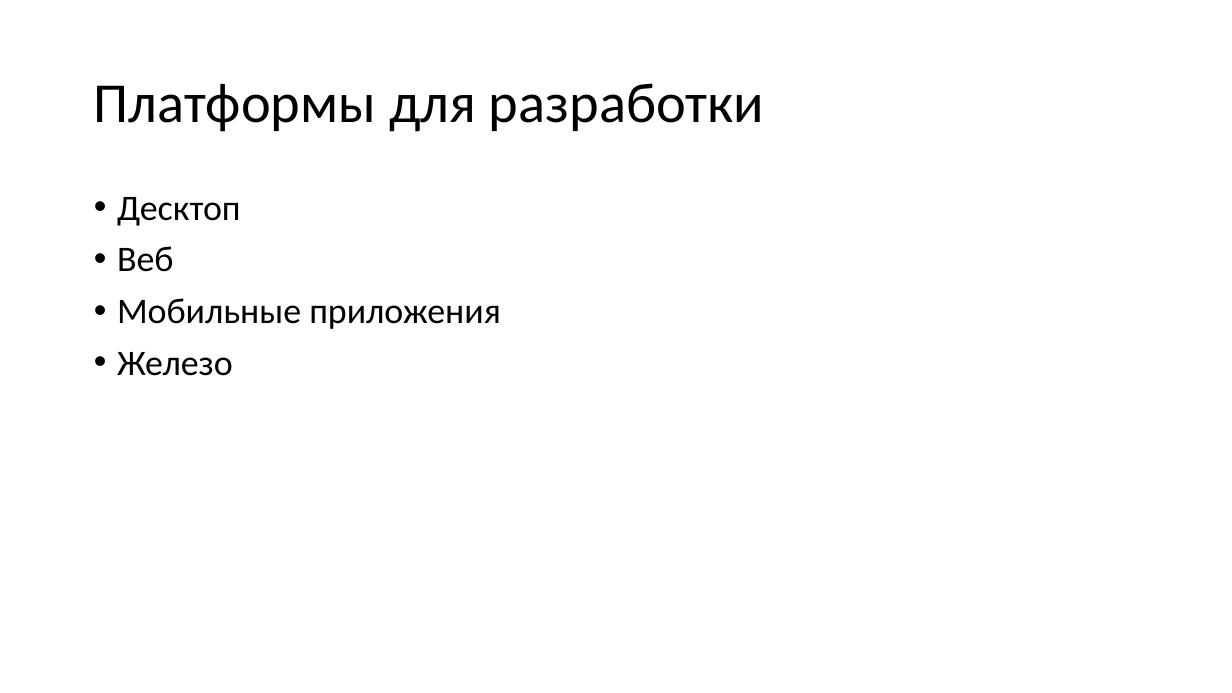
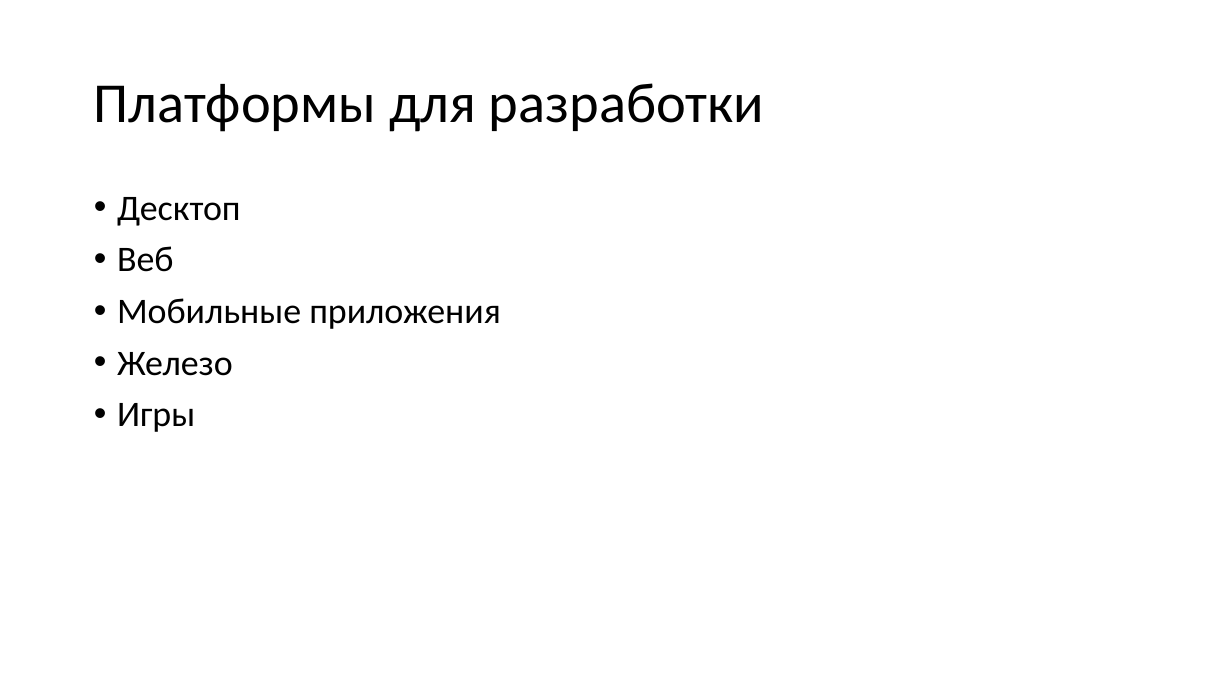
Before and after one commit to Talrandel/CSharpCourses, a slide deck: slide 18 of Лекции вводные/2 лекция.pptx. Drawn at 1232x693 pixels with LibreOffice and Linux fonts; fonts in the diff are those of the drawing. Boxes give left, top, right and bottom in pixels: in the first picture for what was removed or moved away, otherwise in the second. Text is boxed around its words. In the diff, an @@ line names an element or a change of style, - is before the commit and + after.

```diff
--- a/Лекции вводные/2 лекция.pptx
+++ b/Лекции вводные/2 лекция.pptx
@@ text at box(117, 403, 195, 432): paragraph added @@
+• Игры
```
Also in this commit, not shown: 1 other slide changed, 3 slides added.
